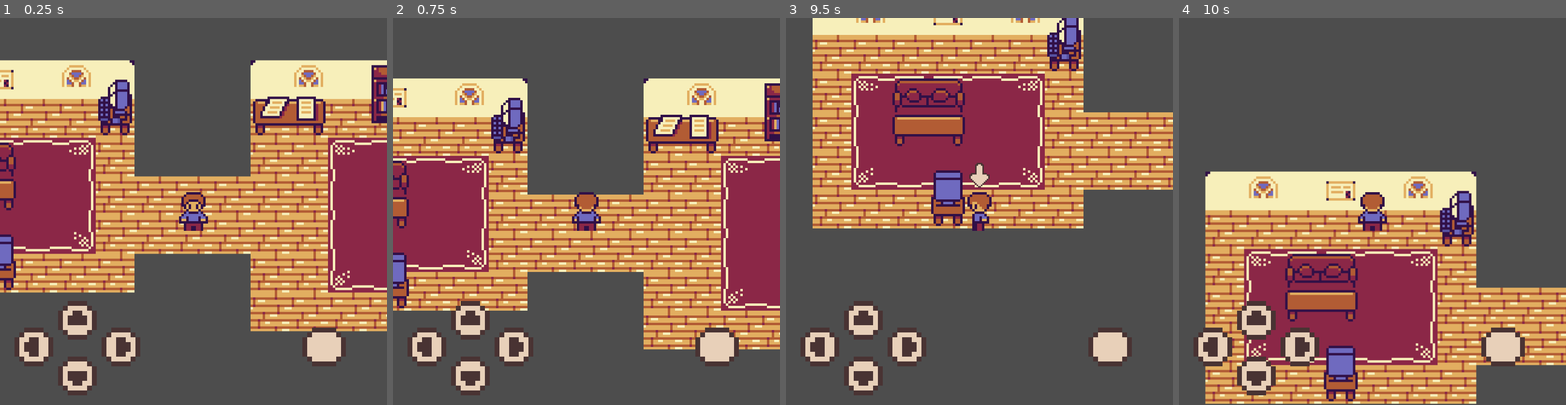
Above: before the commit, frames 1-4 (left to right).
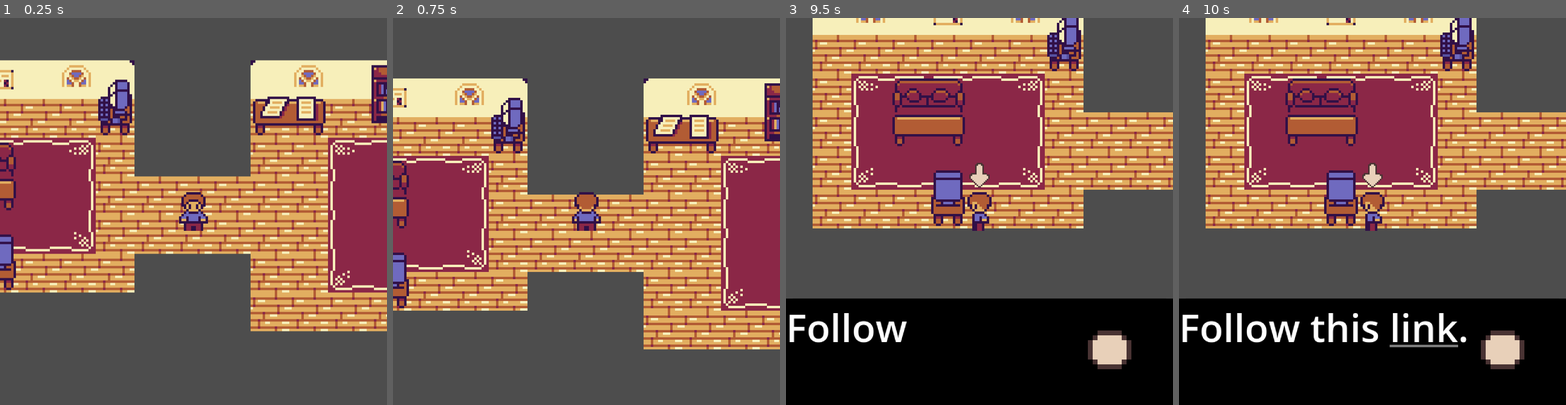
Above: after the commit, the same moments.

Repository: Adityaa-Kumar/PortfolioWebsite
Game: Godot game, scene res://Scene/scene.tscn
The game is run twice, just before and just after one commit, with the same random seed, the same clock (stepped at 60 frames per second) and the same inputs.
Inputs:
- Up to frame 1 (0.25 s): no input
- Up to frame 2 (0.75 s): tap Enter (ui_accept) at 0.5 s; hold Up (ui_up) from 0.53 s (still down); hold Enter (ui_accept) from 0.53 s (still down)
- Up to frame 3 (9.5 s): release Enter (ui_accept) at 1.28 s; tap Enter (ui_accept) at 1.35, 1.52, 1.82, 2, 2.85, 3.02, 3.32, 3.5, 4.35, 4.52, 4.82, 5.85, 6.02, 6.32, 7.35, 7.52, 7.82, 8.85, 9.02, 9.32 s; release Up (ui_up) at 2.03 s; hold Enter (ui_accept) 2.03-2.78 s; hold Left (ui_left) 2.03-3.53 s; hold Down (ui_down) 3.53-4.28 s; hold Enter (ui_accept) 3.53-4.28 s; hold Right (ui_right) 4.28-5.03 s; hold Up (ui_up) 5.03-5.78 s; hold Enter (ui_accept) 5.03-5.78 s; hold Right (ui_right) 5.78-8.03 s; hold Enter (ui_accept) 6.53-7.28 s; hold Down (ui_down) 8.03-8.78 s; hold Enter (ui_accept) 8.03-8.78 s; hold Left (ui_left) from 8.78 s (still down)
- Up to frame 4 (10 s): release Left (ui_left) at 9.53 s; hold Up (ui_up) from 9.53 s (still down); hold Enter (ui_accept) from 9.53 s (still down)

The runs differ from the first frame. In frame 1, 4.2% of the frame differs, in the area x 3-90%, y 73-98%; in frame 2, 4.2%; in frame 3, 27%; in frame 4, 81%, in the area x 0-100%, y 0-100%.

Commit message:
Dialogue box added

Diff:
--- a/PortfolioWebsite/Scene/character.tscn
+++ b/PortfolioWebsite/Scene/character.tscn
@@ -1,13 +1,8 @@
-[gd_scene load_steps=31 format=3 uid="uid://ccellp4xe18y2"]
+[gd_scene load_steps=26 format=3 uid="uid://ccellp4xe18y2"]
 
 [ext_resource type="Script" uid="uid://cb185lyps1n0j" path="res://Scripts/character.gd" id="1_b6o27"]
 [ext_resource type="Texture2D" uid="uid://q0cbrw7seuj6" path="res://Assets/Sprite-0001.png" id="1_snjih"]
 [ext_resource type="Texture2D" uid="uid://bwreq3mtq12h1" path="res://Assets/Interactible.png" id="3_bosnt"]
-[ext_resource type="Texture2D" uid="uid://b03giu8m8vp23" path="res://Assets/upt.png" id="4_46cb6"]
-[ext_resource type="Texture2D" uid="uid://f18iqhy2rn6p" path="res://Assets/right.png" id="5_bosnt"]
-[ext_resource type="Texture2D" uid="uid://cffhcbbvycuaq" path="res://Assets/Interact.png" id="6_b1jne"]
-[ext_resource type="Texture2D" uid="uid://dkse08mx1ikrv" path="res://Assets/left.png" id="7_oncsw"]
-[ext_resource type="Texture2D" uid="uid://j7qcqnfft376" path="res://Assets/down.png" id="8_cp0d1"]
 
 [sub_resource type="AtlasTexture" id="AtlasTexture_b6o27"]
 atlas = ExtResource("1_snjih")
@@ -220,41 +215,6 @@
 region_enabled = true
 region_rect = Rect2(0, 0, 17, 14)
 
-[node name="Up_Btn" type="TouchScreenButton" parent="."]
-z_index = 10
-position = Vector2(-56.000004, 37)
-scale = Vector2(2, 2)
-texture_normal = ExtResource("4_46cb6")
-action = "ui_up"
-
-[node name="Right_Btn2" type="TouchScreenButton" parent="."]
-z_index = 10
-position = Vector2(-38, 48)
-scale = Vector2(2, 2)
-texture_normal = ExtResource("5_bosnt")
-action = "ui_right"
-
-[node name="Interact_Btn3" type="TouchScreenButton" parent="."]
-z_index = 10
-position = Vector2(45, 48)
-scale = Vector2(2, 2)
-texture_normal = ExtResource("6_b1jne")
-action = "ui_accept"
-
-[node name="Left_Btn3" type="TouchScreenButton" parent="."]
-z_index = 10
-position = Vector2(-74, 48)
-scale = Vector2(2, 2)
-texture_normal = ExtResource("7_oncsw")
-action = "ui_left"
-
-[node name="Down_Btn4" type="TouchScreenButton" parent="."]
-z_index = 10
-position = Vector2(-56.000004, 60)
-scale = Vector2(2, 2)
-texture_normal = ExtResource("8_cp0d1")
-action = "ui_down"
-
 [node name="Area2D" type="Area2D" parent="."]
 collision_layer = 2
 collision_mask = 2
--- /dev/null
+++ b/PortfolioWebsite/Scene/dialogue_manager.tscn
@@ -0,0 +1,126 @@
+[gd_scene load_steps=9 format=3 uid="uid://dsmhddyki3u85"]
+
+[ext_resource type="Script" uid="uid://b2cs2wgn5miim" path="res://Scripts/dialogue_manager.gd" id="1_ne1gc"]
+[ext_resource type="Texture2D" uid="uid://b03giu8m8vp23" path="res://Assets/upt.png" id="2_r5qqe"]
+[ext_resource type="Texture2D" uid="uid://f18iqhy2rn6p" path="res://Assets/right.png" id="3_plyp5"]
+[ext_resource type="Texture2D" uid="uid://cffhcbbvycuaq" path="res://Assets/Interact.png" id="4_5jx4h"]
+[ext_resource type="Texture2D" uid="uid://dkse08mx1ikrv" path="res://Assets/left.png" id="5_tuf6k"]
+[ext_resource type="Texture2D" uid="uid://j7qcqnfft376" path="res://Assets/down.png" id="6_1j4d1"]
+
+[sub_resource type="Theme" id="Theme_r5qqe"]
+
+[sub_resource type="StyleBoxFlat" id="StyleBoxFlat_plyp5"]
+bg_color = Color(0, 0, 0, 1)
+
+[node name="DialogueManager" type="CanvasLayer"]
+script = ExtResource("1_ne1gc")
+text_speed = 0.01
+
+[node name="Panel" type="Panel" parent="."]
+anchors_preset = -1
+anchor_top = 0.72400004
+anchor_right = 1.0
+anchor_bottom = 1.0
+offset_top = -0.03025055
+grow_horizontal = 2
+grow_vertical = 0
+
+[node name="RichTextLabel" type="RichTextLabel" parent="Panel"]
+z_index = 11
+layout_mode = 1
+anchors_preset = 15
+anchor_right = 1.0
+anchor_bottom = 1.0
+grow_horizontal = 2
+grow_vertical = 2
+theme = SubResource("Theme_r5qqe")
+theme_override_styles/normal = SubResource("StyleBoxFlat_plyp5")
+bbcode_enabled = true
+
+[node name="Interact_Btn3" type="TouchScreenButton" parent="Panel"]
+z_index = 15
+position = Vector2(124.83273, 13.228424)
+scale = Vector2(2, 2)
+texture_normal = ExtResource("4_5jx4h")
+action = "ui_accept"
+
+[node name="Up_Btn" type="TouchScreenButton" parent="Panel"]
+light_mask = 16
+visibility_layer = 18
+z_index = 10
+position = Vector2(23.83273, 2.228424)
+scale = Vector2(2, 2)
+texture_normal = ExtResource("2_r5qqe")
+action = "ui_up"
+
+[node name="Right_Btn2" type="TouchScreenButton" parent="Panel"]
+light_mask = 16
+visibility_layer = 18
+z_index = 10
+position = Vector2(41.832733, 13.228424)
+scale = Vector2(2, 2)
+texture_normal = ExtResource("3_plyp5")
+action = "ui_right"
+
+[node name="Left_Btn3" type="TouchScreenButton" parent="Panel"]
+light_mask = 16
+visibility_layer = 18
+z_index = 10
+position = Vector2(5.832733, 13.228424)
+scale = Vector2(2, 2)
+texture_normal = ExtResource("5_tuf6k")
+action = "ui_left"
+
+[node name="Down_Btn4" type="TouchScreenButton" parent="Panel"]
+light_mask = 16
+visibility_layer = 18
+z_index = 10
+position = Vector2(23.83273, 25.228424)
+scale = Vector2(2, 2)
+texture_normal = ExtResource("6_1j4d1")
+action = "ui_down"
+
+[node name="Controls" type="Panel" parent="."]
+anchors_preset = -1
+anchor_top = 0.72400004
+anchor_right = 1.0
+anchor_bottom = 1.0
+offset_top = -0.03025055
+grow_horizontal = 2
+grow_vertical = 0
+
+[node name="Up_Btn" type="TouchScreenButton" parent="Controls"]
+light_mask = 16
+visibility_layer = 18
+z_index = 10
+position = Vector2(23.83273, 2.228424)
+scale = Vector2(2, 2)
+texture_normal = ExtResource("2_r5qqe")
+action = "ui_up"
+
+[node name="Right_Btn2" type="TouchScreenButton" parent="Controls"]
+light_mask = 16
+visibility_layer = 18
+z_index = 10
+position = Vector2(41.832733, 13.228424)
+scale = Vector2(2, 2)
+texture_normal = ExtResource("3_plyp5")
+action = "ui_right"
+
+[node name="Left_Btn3" type="TouchScreenButton" parent="Controls"]
+light_mask = 16
+visibility_layer = 18
+z_index = 10
+position = Vector2(5.832733, 13.228424)
+scale = Vector2(2, 2)
+texture_normal = ExtResource("5_tuf6k")
+action = "ui_left"
+
+[node name="Down_Btn4" type="TouchScreenButton" parent="Controls"]
+light_mask = 16
+visibility_layer = 18
+z_index = 10
+position = Vector2(23.83273, 25.228424)
+scale = Vector2(2, 2)
+texture_normal = ExtResource("6_1j4d1")
+action = "ui_down"
--- a/PortfolioWebsite/Scene/scene.tscn
+++ b/PortfolioWebsite/Scene/scene.tscn
@@ -1,8 +1,9 @@
-[gd_scene load_steps=8 format=4 uid="uid://cwlov4s806g0e"]
+[gd_scene load_steps=9 format=4 uid="uid://cwlov4s806g0e"]
 
 [ext_resource type="Texture2D" uid="uid://dpxowysq12ok" path="res://Assets/spritesheet.png" id="1_yjfpt"]
 [ext_resource type="PackedScene" uid="uid://ccellp4xe18y2" path="res://Scene/character.tscn" id="2_i0f4b"]
 [ext_resource type="PackedScene" uid="uid://c8emh7k6870hl" path="res://Scene/interactible.tscn" id="3_dxec3"]
+[ext_resource type="Script" uid="uid://uktdn8kb5oem" path="res://Scripts/interactible.gd" id="4_x02iy"]
 
 [sub_resource type="TileSetAtlasSource" id="TileSetAtlasSource_i0f4b"]
 texture = ExtResource("1_yjfpt")
@@ -1812,6 +1813,7 @@
 scale = Vector2(0.8059879, 0.789546)
 collision_layer = 2
 collision_mask = 2
+script = ExtResource("4_x02iy")
 
 [node name="Area2D7" parent="." groups=["Interaction"] instance=ExtResource("3_dxec3")]
 position = Vector2(166.37689, 84.72081)
@@ -1842,8 +1844,3 @@
 scale = Vector2(0.7599605, 1.5971333)
 collision_layer = 2
 collision_mask = 2
-
-[node name="Node2D" type="Node2D" parent="."]
-
-[node name="TouchScreenButton" type="TouchScreenButton" parent="."]
-action = "move"
--- a/PortfolioWebsite/Scripts/character.gd
+++ b/PortfolioWebsite/Scripts/character.gd
@@ -14,6 +14,10 @@
 	interactible.visible = false
 
 func _physics_process(delta):
+	# STOP moving if dialogue is active
+	if DialogueManager.is_dialogue_active:
+		return
+
 	handle_input()
 
 	if input_vector.length() > 0:
@@ -25,6 +29,10 @@
 	update_animation()
 
 func _unhandled_input(event):
+	# Don't interact again if we are already reading
+	if DialogueManager.is_dialogue_active:
+		return
+
 	if event.is_action_pressed("ui_accept"):
 		attempt_interaction()
 
--- /dev/null
+++ b/PortfolioWebsite/Scripts/dialogue_manager.gd
@@ -0,0 +1,68 @@
+extends CanvasLayer
+
+@onready var text_label: RichTextLabel = $Panel/RichTextLabel
+@onready var textbox: Panel = $Panel
+
+@export var text_speed: float = 0.05
+
+var dialogue_lines: Array[String] = []
+var current_line_index: int = 0
+var is_dialogue_active: bool = false
+var current_tween: Tween = null
+
+func _ready():
+	visible = false
+
+func start_dialogue(lines: Array[String]):
+	if is_dialogue_active:
+		return
+
+	dialogue_lines = lines
+	current_line_index = 0
+	is_dialogue_active = true
+	visible = true
+
+	show_text()
+
+func show_text():
+	var next_text = dialogue_lines[current_line_index]
+	text_label.text = next_text
+	text_label.visible_ratio = 0.0
+
+	if current_tween:
+		current_tween.kill()
+
+	current_tween = create_tween()
+	var duration = next_text.length() * text_speed
+	current_tween.tween_property(text_label, "visible_ratio", 1.0, duration)
+
+func _input(event):
+	if not is_dialogue_active:
+		return
+
+	if event.is_action_pressed("ui_accept"):
+		# IMPORTANT: This line prevents the Player from detecting the same key press
+		get_viewport().set_input_as_handled()
+
+		if text_label.visible_ratio < 1.0:
+			skip_typing()
+		else:
+			advance_dialogue()
+
+func skip_typing():
+	if current_tween:
+		current_tween.kill()
+	text_label.visible_ratio = 1.0
+
+func advance_dialogue():
+	current_line_index += 1
+
+	if current_line_index >= dialogue_lines.size():
+		is_dialogue_active = false
+		visible = false
+		return
+
+	show_text()
+
+func _on_rich_text_label_meta_clicked(meta: Variant) -> void:
+	OS.shell_open(meta)
--- /dev/null
+++ b/PortfolioWebsite/Scripts/interactible.gd
@@ -0,0 +1,19 @@
+extends Area2D
+
+
+# Called when the node enters the scene tree for the first time.
+func _ready() -> void:
+	pass # Replace with function body.
+
+
+# Called every frame. 'delta' is the elapsed time since the previous frame.
+func _process(delta: float) -> void:
+	pass
+
+# You can type different text for each object in the Inspector
+@export_multiline var lines: Array[String] = [
+	"Follow this [url=https://google.com]link[/url]."
+]
+
+func interact():
+	DialogueManager.start_dialogue(lines)
--- a/PortfolioWebsite/project.godot
+++ b/PortfolioWebsite/project.godot
@@ -15,6 +15,10 @@
 config/features=PackedStringArray("4.5", "GL Compatibility")
 config/icon="res://icon.svg"
 
+[autoload]
+
+DialogueManager="*res://Scene/dialogue_manager.tscn"
+
 [display]
 
 window/size/viewport_width=160
@@ -23,12 +27,28 @@
 window/size/window_height_override=640
 window/stretch/mode="canvas_items"
 
+[file_customization]
+
+folder_colors={
+"res://Assets/": "red",
+"res://Scene/": "green",
+"res://Scripts/": "blue"
+}
+
 [global_group]
 
 Interaction=""
 
 [input]
 
+ui_accept={
+"deadzone": 0.5,
+"events": [Object(InputEventKey,"resource_local_to_scene":false,"resource_name":"","device":0,"window_id":0,"alt_pressed":false,"shift_pressed":false,"ctrl_pressed":false,"meta_pressed":false,"pressed":false,"keycode":4194309,"physical_keycode":0,"key_label":0,"unicode":0,"location":0,"echo":false,"script":null)
+, Object(InputEventKey,"resource_local_to_scene":false,"resource_name":"","device":0,"window_id":0,"alt_pressed":false,"shift_pressed":false,"ctrl_pressed":false,"meta_pressed":false,"pressed":false,"keycode":4194310,"physical_keycode":0,"key_label":0,"unicode":0,"location":0,"echo":false,"script":null)
+, Object(InputEventKey,"resource_local_to_scene":false,"resource_name":"","device":0,"window_id":0,"alt_pressed":false,"shift_pressed":false,"ctrl_pressed":false,"meta_pressed":false,"pressed":false,"keycode":32,"physical_keycode":0,"key_label":0,"unicode":32,"location":0,"echo":false,"script":null)
+, Object(InputEventKey,"resource_local_to_scene":false,"resource_name":"","device":-1,"window_id":0,"alt_pressed":false,"shift_pressed":false,"ctrl_pressed":false,"meta_pressed":false,"pressed":false,"keycode":0,"physical_keycode":69,"key_label":0,"unicode":101,"location":0,"echo":false,"script":null)
+]
+}
 ui_left={
 "deadzone": 0.5,
 "events": [Object(InputEventKey,"resource_local_to_scene":false,"resource_name":"","device":0,"window_id":0,"alt_presse …(194 unchanged characters)…
Not shown, added: PortfolioWebsite/Scripts/dialogue_manager.gd.uid
Not shown, added: PortfolioWebsite/Scripts/interactible.gd.uid
